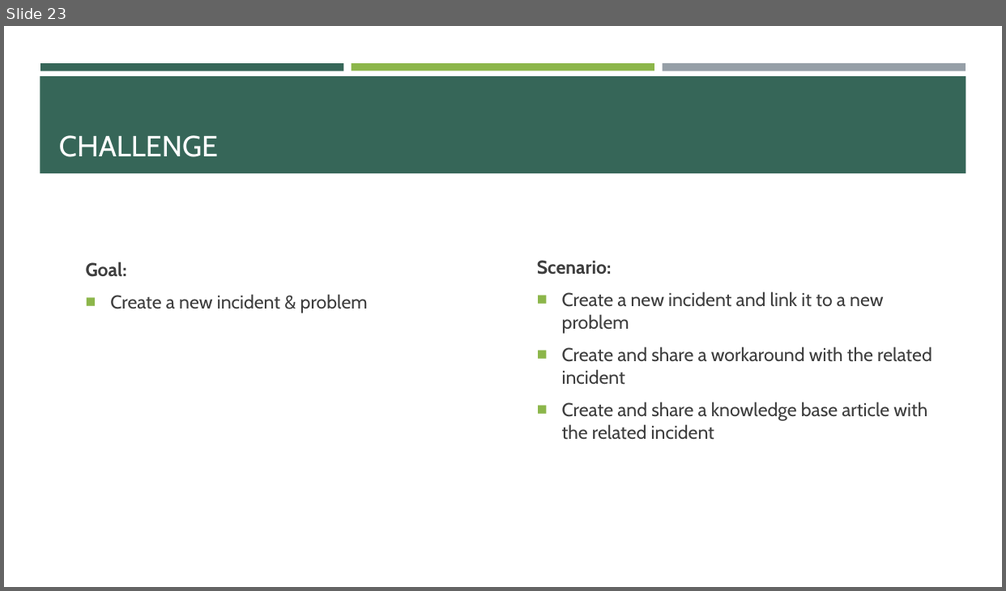
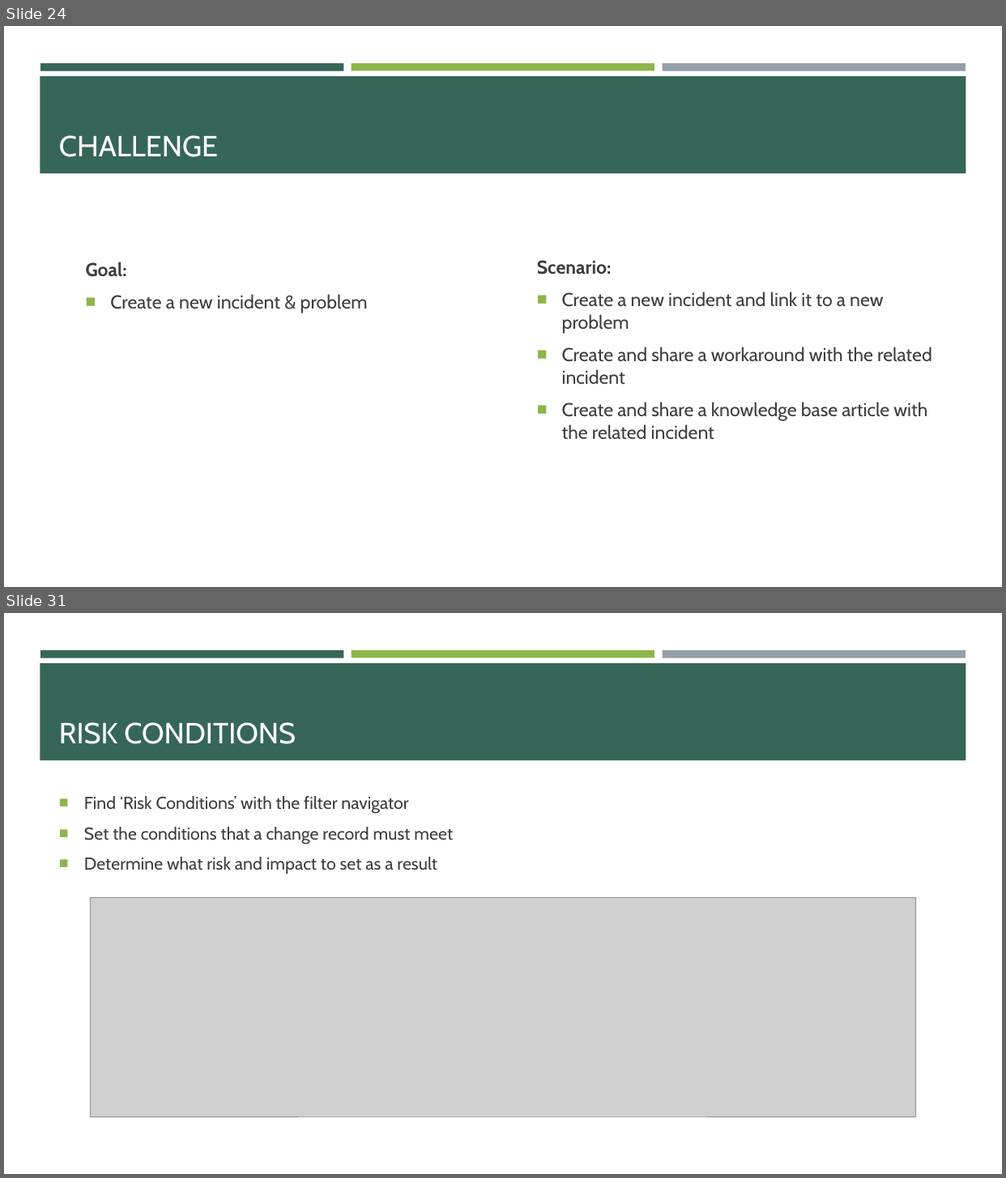
Before and after one commit to e-m-wilson/SNOW, a slide deck: Week_3/Incident_Problem_Management.pptx. Shown one above the other, each under a label of ours: slide 23 before the commit, slides 24 and 31 after it; the slides between them are not shown. The pictures are 1006x591 and 1006x1178 pixels, drawn with LibreOffice and Linux fonts; fonts in the diff are those of the drawing; grey boxes stand for pictures. Boxes give left, top, right and bottom in pixels: in the first picture for what was removed or moved away, otherwise in the second. Text is boxed around its words. In the diff, an @@ line names an element or a change of style, - is before the commit and + after.

```diff
--- a/Week_3/Incident_Problem_Management.pptx
+++ b/Week_3/Incident_Problem_Management.pptx
@@ slide 31 added at (4, 613, 1002, 1174), background #FFFFFF; not listed: 4 template elements that a slide beside it also shows @@
@@ title added at (59, 722, 296, 744), 28 pt, text #FFFFFF @@
+RISK CONDITIONS
@@ text added at (84, 796, 453, 874), 16.6 pt, text #3D3D3D @@
+■ Find ‘Risk Conditions’ with the filter navigator
+■ Set the conditions that a change record must meet
+■ Determine what risk and impact to set as a result
@@ picture added at (91, 897, 916, 1117) @@
@@ what was slide 23 is now slide 24 @@
```
Also in this commit, not shown: 1 slide changed, 21 other slides added.
